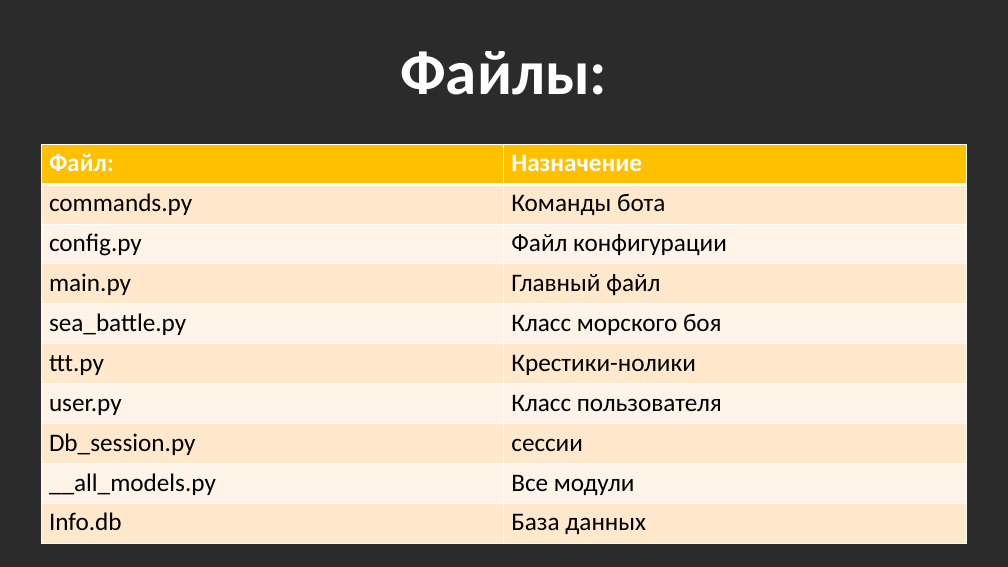
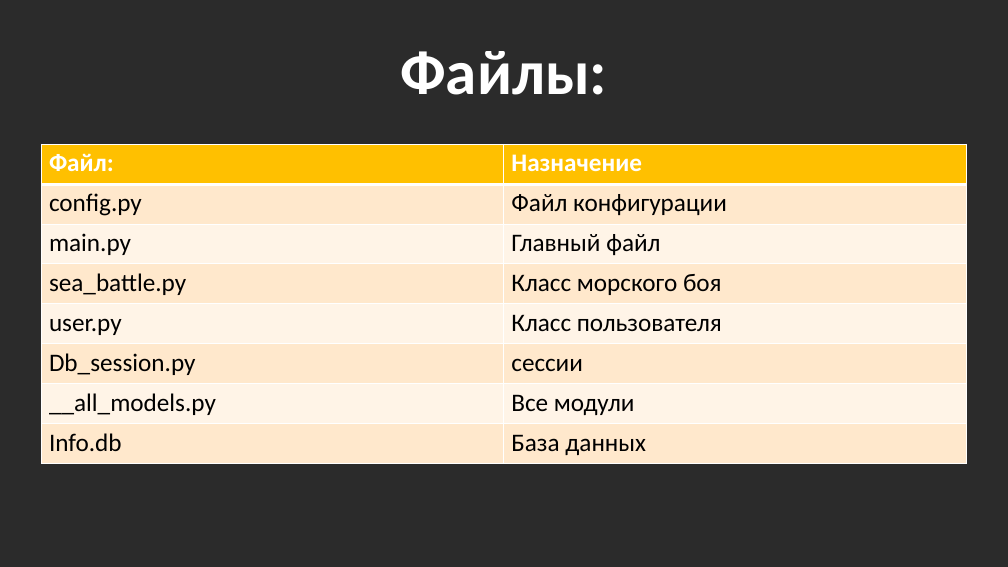
Before and after one commit to Vaeinsiedle/GameBot, a slide deck: slide 2 of презентация.pptx. Drawn at 1008x567 pixels with LibreOffice and Linux fonts; fonts in the diff are those of the drawing; background and template pictures are left out; a plain dark background stands for a picture behind light text. Boxes give left, top, right and bottom in pixels: in the first picture for what was removed or moved away, otherwise in the second. Text is boxed around its words. In the diff, an @@ line names an element or a change of style, - is before the commit and + after.

```diff
--- a/презентация.pptx
+++ b/презентация.pptx
@@ table at [42, 144, 967, 464] @@
-row 2: commands.py | Команды бота
-row 6: ttt.py | Крестики-нолики
```
Also in this commit, not shown: 2 other slides changed, 1 slide removed.
